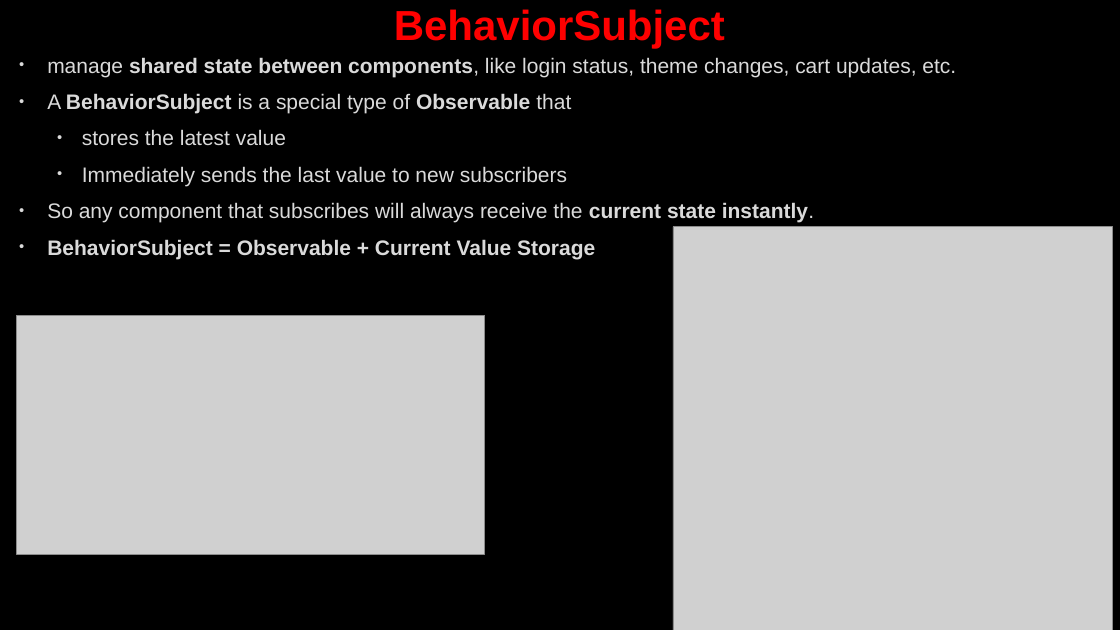
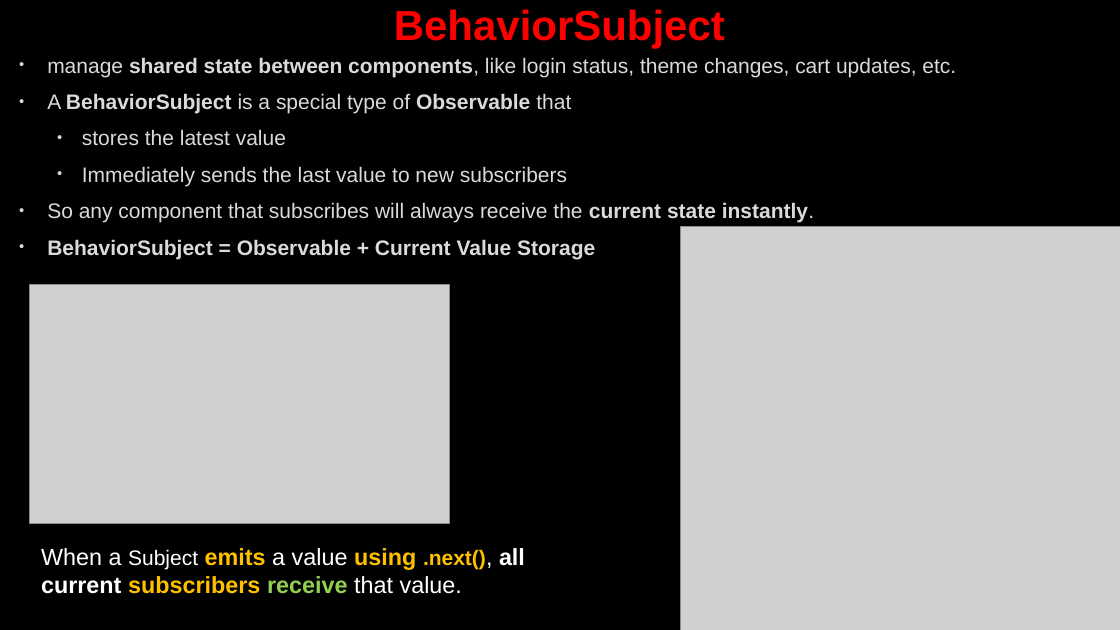
Before and after one commit to AhmedMohamedSamir1/Summary, a slide deck: slide 21 of Angular & type script/Angular.pptx (slide 27 before the commit). Drawn at 1120x630 pixels with LibreOffice and Linux fonts; fonts in the diff are those of the drawing; grey boxes stand for pictures; background and template pictures are left out. Boxes give left, top, right and bottom in pixels: in the first picture for what was removed or moved away, otherwise in the second. Text is boxed around its words. In the diff, an @@ line names an element or a change of style, - is before the commit and + after.

```diff
--- a/Angular & type script/Angular.pptx
+++ b/Angular & type script/Angular.pptx
@@ picture: place and size @@
-picture at (673, 227, 1112, 630)
+picture at (681, 227, 1120, 630)
@@ picture: place and size @@
-picture at (17, 315, 485, 555)
+picture at (29, 285, 450, 524)
@@ text added at (41, 548, 525, 594), 20 pt, text #FFFFFF, bold @@
+When a Subject emits a value using .next(), all current subscribers receive that value.
```
Also in this commit, not shown: 8 other slides changed, 21 slides added, 8 slides removed, 11 other files.
